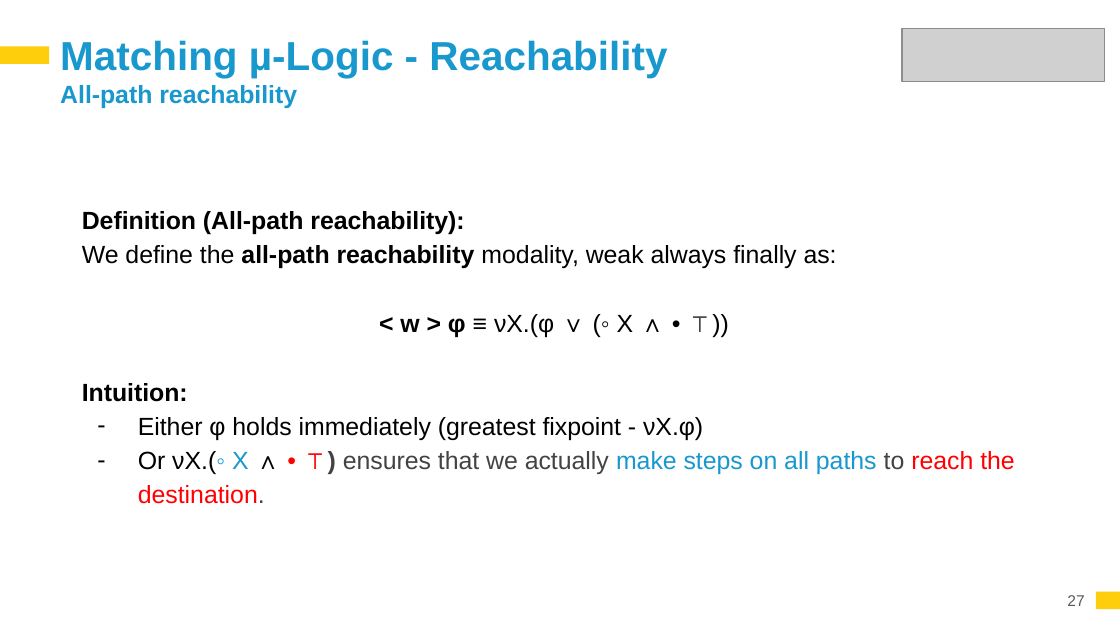
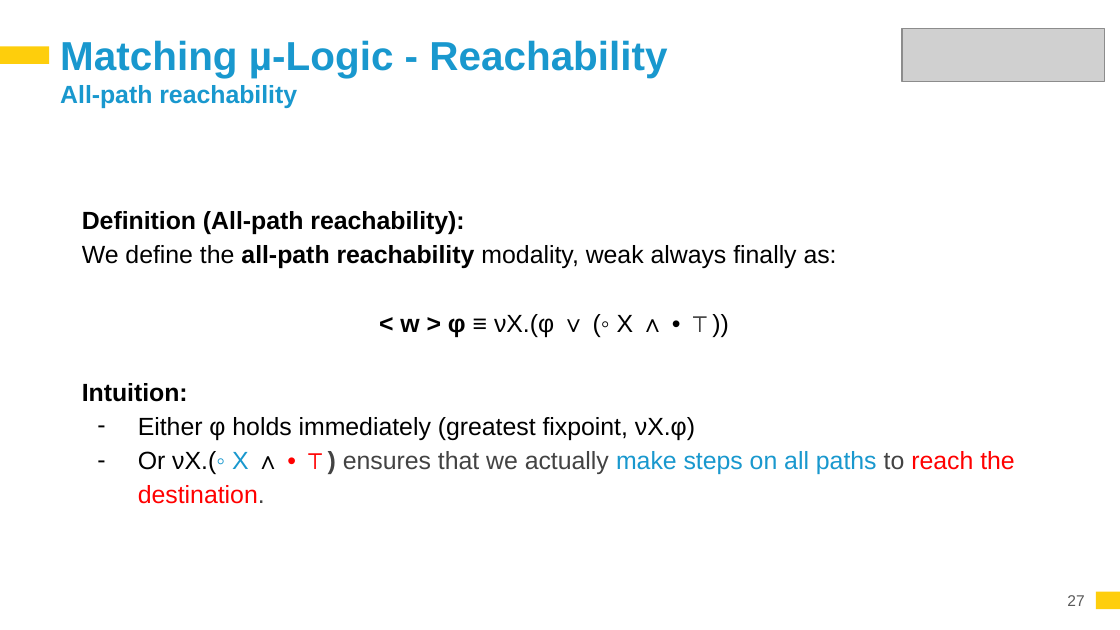
Before and after one commit to runtimeverification/k-tutorial-atva-2023, a slide deck: slide 27 of Introduction_to_K/The K Framework - AM Session.pptx. Drawn at 1120x630 pixels with LibreOffice and Linux fonts; fonts in the diff are those of the drawing; grey boxes stand for pictures. Boxes give left, top, right and bottom in pixels: in the first picture for what was removed or moved away, otherwise in the second. Text is boxed around its words. In the diff, an @@ line names an element or a change of style, - is before the commit and + after.

```diff
--- a/Introduction_to_K/The K Framework - AM Session.pptx
+++ b/Introduction_to_K/The K Framework - AM Session.pptx
@@ text at [138, 417, 695, 440]: text changed @@
-– Either φ holds immediately (greatest fixpoint - νX.φ)
+– Either φ holds immediately (greatest fixpoint, νX.φ)
```
Also in this commit, not shown: 2 other slides changed, 1 other file.
